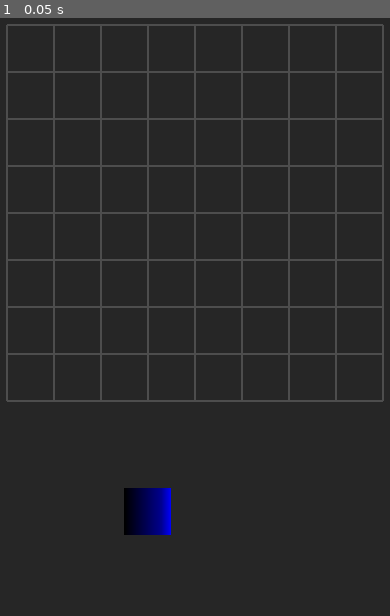
Above: before the commit, frame 1.
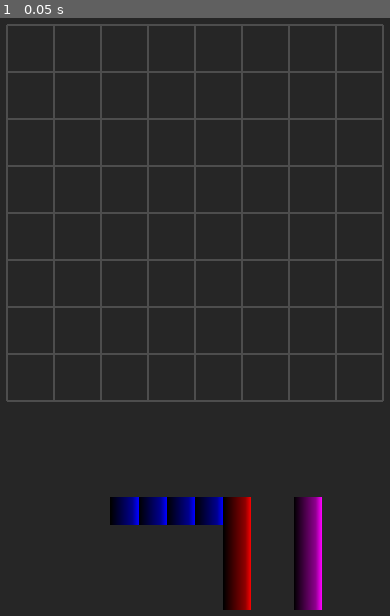
Above: after the commit, the same moment.

Repository: Piernikkk/librast
Game: Godot game, scene res://Scenes/main_scene.tscn
Same seed, same stepped clock (60 frames per second), same inputs: the game is played once before the commit and once after it.
Inputs:
- Up to frame 1 (0.05 s): no input

The runs differ from the first frame. In frame 1, 4.3% of the frame differs, in the area x 28-83%, y 78-99%.

Commit message:
It works for now but im about to break that XD

Diff:
--- a/scripts/piece_bar.gd
+++ b/scripts/piece_bar.gd
@@ -38,6 +38,8 @@
 			shape.queue_free();
 	current_shapes.clear();
 
+	var shape_datas = [];
+	var temp_shapes = [];
 	for i in range(3):
 		var shape_data = shapes_instance.get_random_shape();
 		var shape = shape_scene.instantiate();
@@ -45,23 +47,66 @@
 
 		shape.setup_shape(shape_data, block_scene);
 		shape.grid_ref = grid_ref;
+		shape.shape_placed.connect(_on_shape_placed.bind(shape));
+		shape.update_size(true);
 
-		shape.shape_placed.connect(_on_shape_placed.bind(shape));
-
-		var spacing = grid_ref.dynamic_block_size * 4;
-		shape.position = Vector2((i - 1) * spacing, 0);
-
-		shape.update_size();
-
+		temp_shapes.append(shape);
+		shape_datas.append(shape_data);
 		current_shapes.append(shape);
 
+	var block_size = grid_ref.dynamic_block_size * 0.6;
+	var total_width = 0;
+	var max_width = 0;
+
+	for shape_data in shape_datas:
+		var width = shape_data.width * block_size;
+		total_width += width;
+		if width > max_width:
+			max_width = width;
+
+	var padding = block_size * 1.5;
+	total_width += padding * 2;
+
+	var start_x = - total_width / 2.0;
+	var current_x = start_x;
+
+	for i in range(3):
+		var shape = temp_shapes[i];
+		var shape_data = shape_datas[i];
+		var shape_width = shape_data.width * block_size;
+
+		shape.position = Vector2(current_x + shape_width / 2.0, 0);
+		current_x += shape_width + padding;
+
 func update_shape_sizes() -> void:
-	var idx = 0
+	var block_size = grid_ref.dynamic_block_size * 0.6;
+	var total_width = 0;
+	var shape_widths = [];
+
 	for shape in current_shapes:
-		if is_instance_valid(shape) and shape.has_method("update_size"):
-			shape.update_size();
-			var spacing = grid_ref.dynamic_block_size * 4;
-			shape.position = Vector2((idx - 1) * spacing, 0);
+		if is_instance_valid(shape):
+			shape.update_size(true);
+			var width = 0;
+			for block_data in shape.blocks:
+				var x = block_data.grid_pos.x;
+				if (x + 1) * block_size > width:
+					width = (x + 1) * block_size;
+			shape_widths.append(width);
+			total_width += width;
+
+	var padding = block_size * 1.5;
+	if shape_widths.size() > 1:
+		total_width += padding * (shape_widths.size() - 1);
+
+	var start_x = - total_width / 2.0;
+	var current_x = start_x;
+
+	var idx = 0;
+	for shape in current_shapes:
+		if is_instance_valid(shape) and idx < shape_widths.size():
+			var shape_width = shape_widths[idx];
+			shape.position = Vector2(current_x + shape_width / 2.0, 0);
+			current_x += shape_width + padding;
 			idx += 1;
 
 func _on_shape_placed(placed_shape) -> void:
--- a/scripts/shape.gd
+++ b/scripts/shape.gd
@@ -2,14 +2,16 @@
 
 signal shape_placed();
 
-var dragging = false
-var drag_offset = Vector2.ZERO
-var original_position = Vector2.ZERO
-var grid_ref = null
-var blocks = [] # Array of block sprites
-var shape_pattern = [] # The pattern definition
-var base_scale = Vector2.ONE
-var mass_center = Vector2.ZERO # Center of mass for the shape
+var dragging = false;
+var drag_offset = Vector2.ZERO;
+var original_position = Vector2.ZERO;
+var grid_ref = null;
+var blocks = [];
+var shape_pattern = [];
+var base_scale = Vector2.ONE;
+var mass_center = Vector2.ZERO;
+var piece_bar_scale = 0.6;
+var grid_scale = 1.0;
 
 func _ready() -> void:
 	original_position = global_position;
@@ -23,7 +25,11 @@
 
 	shape_pattern = pattern;
 
+	print("Creating shape: ", shape_data.name, " - Width: ", grid_width, " Height: ", grid_height);
+	print("Pattern: ", pattern);
+
 	var idx = 0
+	var blocks_created = 0;
 	for y in range(grid_height):
 		for x in range(grid_width):
 			if idx < pattern.size() and pattern[idx]:
@@ -32,9 +38,13 @@
 				block.set_color(color);
 				block.position = Vector2(x * 64, y * 64);
 				blocks.append({"node": block, "grid_pos": Vector2i(x, y)});
+				blocks_created += 1;
+				print("  Block ", blocks_created, " at grid pos: ", Vector2i(x, y), " world pos: ", Vector2(x * 64, y * 64));
 			idx += 1;
 
+	print("Total blocks created: ", blocks_created);
 	calculate_mass_center();
+	print("Mass center: ", mass_center);
 
 func calculate_mass_center() -> void:
 	if blocks.is_empty():
@@ -47,9 +57,12 @@
 
 	mass_center = sum_pos / blocks.size();
 
-func update_size() -> void:
+func update_size(use_piece_bar_scale: bool = true) -> void:
 	if grid_ref:
 		var block_size = grid_ref.dynamic_block_size;
+
+		if use_piece_bar_scale:
+			block_size *= piece_bar_scale;
 
 		for block_data in blocks:
 			var block = block_data.node;
@@ -77,6 +90,12 @@
 	elif event is InputEventMouseMotion and dragging:
 		global_position = get_global_mouse_position() + drag_offset;
 
+		if grid_ref:
+			if can_place_shape():
+				modulate = Color(1, 1, 1, 1.0);
+			else:
+				modulate = Color(1, 1, 1, 0.5);
+
 func is_mouse_over(mouse_pos: Vector2) -> bool:
 	for block_data in blocks:
 		var block = block_data.node;
@@ -90,56 +109,96 @@
 	dragging = true;
 	drag_offset = global_position - mouse_pos;
 	original_position = global_position;
+	z_index = 100;
+
+	update_size(false);
+	scale = scale * 1.05;
 	base_scale = scale;
-	z_index = 100;
-	scale = base_scale * 1.1;
 
 func stop_drag() -> void:
 	dragging = false;
 	z_index = 0;
-	scale = base_scale;
+	modulate = Color(1, 1, 1, 1.0);
 
 	if grid_ref:
 		if can_place_shape():
 			place_shape();
 		else:
 			return_to_original();
+			update_size(true);
 	else:
 		return_to_original();
+		update_size(true);
 
 func can_place_shape() -> bool:
 	if not grid_ref:
 		return false
 
-	# Get the anchor grid position (top-left block position on grid)
-	var anchor_pos = get_grid_position_for_anchor()
-
-	# Check if all blocks can be placed
-	for block_data in blocks:
-		var grid_pos = anchor_pos + block_data.grid_pos
+	var anchor_pos = get_best_placement_position();
+	if anchor_pos == Vector2i(-1, -1):
+		return false;
+
+	for block_data in blocks:
+		var grid_pos = anchor_pos + block_data.grid_pos;
 		if not grid_ref.can_place_block(grid_pos):
-			return false
-
-	return true
-
-func get_grid_position_for_anchor() -> Vector2i:
+			return false;
+	return true;
+
+func get_best_placement_position() -> Vector2i:
 	if not grid_ref:
 		return Vector2i(-1, -1);
 
 	var block_size = grid_ref.dynamic_block_size;
-	var mass_center_global = global_position + mass_center * scale;
-	var local_pos = mass_center_global - grid_ref.global_position;
-
-	var mass_grid_x = int(round(local_pos.x / block_size));
-	var mass_grid_y = int(round(local_pos.y / block_size));
-
-	var mass_center_in_grid = mass_center / block_size;
-	var anchor = Vector2i(
-		mass_grid_x - int(round(mass_center_in_grid.x)),
-		mass_grid_y - int(round(mass_center_in_grid.y))
-	);
-
-	return anchor;
+
+	var snap_tolerance = block_size * 1.5;
+
+	var best_anchor = Vector2i(-1, -1);
+	var min_distance = INF;
+
+	for block_data in blocks:
+		var block = block_data.node;
+		var block_global_pos = block.global_position;
+		var local_pos = block_global_pos - grid_ref.global_position;
+
+		var center_x = local_pos.x / block_size;
+		var center_y = local_pos.y / block_size;
+
+		var check_cells = [
+			Vector2i(int(floor(center_x)), int(floor(center_y))),
+			Vector2i(int(ceil(center_x)), int(floor(center_y))),
+			Vector2i(int(floor(center_x)), int(ceil(center_y))),
+			Vector2i(int(ceil(center_x)), int(ceil(center_y))),
+			Vector2i(int(round(center_x)), int(round(center_y)))
+		];
+
+		for grid_cell in check_cells:
+			var grid_x = grid_cell.x;
+			var grid_y = grid_cell.y;
+
+			var potential_anchor = Vector2i(grid_x, grid_y) - block_data.grid_pos;
+
+			var is_valid = true;
+			for other_block_data in blocks:
+				var test_grid_pos = potential_anchor + other_block_data.grid_pos;
+				if not grid_ref.can_place_block(test_grid_pos):
+					is_valid = false;
+					break ;
+
+			if is_valid:
+				var grid_cell_center = grid_ref.global_position + Vector2(
+					grid_x * block_size + block_size / 2.0,
+					grid_y * block_size + block_size / 2.0
+				);
+				var distance = block_global_pos.distance_to(grid_cell_center);
+
+				if distance < snap_tolerance and distance < min_distance:
+					min_distance = distance;
+					best_anchor = potential_anchor;
+
+	return best_anchor;
+
+func get_grid_position_for_anchor() -> Vector2i:
+	return get_best_placement_position();
 
 func place_shape() -> void:
 	if not can_place_shape():
--- a/scripts/shapes.gd
+++ b/scripts/shapes.gd
@@ -129,23 +129,30 @@
 	var width = shape_data.width
 	var height = shape_data.height
 
-	for _i in range(steps):
+	print("Rotating shape ", shape_data.name, " by ", steps, " steps");
+	print("Original: W=", width, " H=", height, " Pattern=", pattern);
+
+	for step in range(steps):
 		var new_pattern = []
 		var new_width = height
 		var new_height = width
 
-		for x in range(new_width):
-			for y in range(new_height - 1, -1, -1):
-				var old_index = y * width + x
-				if old_index < pattern.size():
+		for new_y in range(new_height):
+			for new_x in range(new_width):
+				var old_y = new_width - 1 - new_x # old_y = height - 1 - new_x
+				var old_x = new_y
+				var old_index = old_y * width + old_x
+
+				if old_index >= 0 and old_index < pattern.size():
 					new_pattern.append(pattern[old_index])
 				else:
 					new_pattern.append(false)
 
 		pattern = new_pattern
-		var _temp = width
 		width = new_width
 		height = new_height
+
+		print("After step ", step + 1, ": W=", width, " H=", height, " Pattern=", pattern);
 
 	return {
 		"pattern": pattern,
